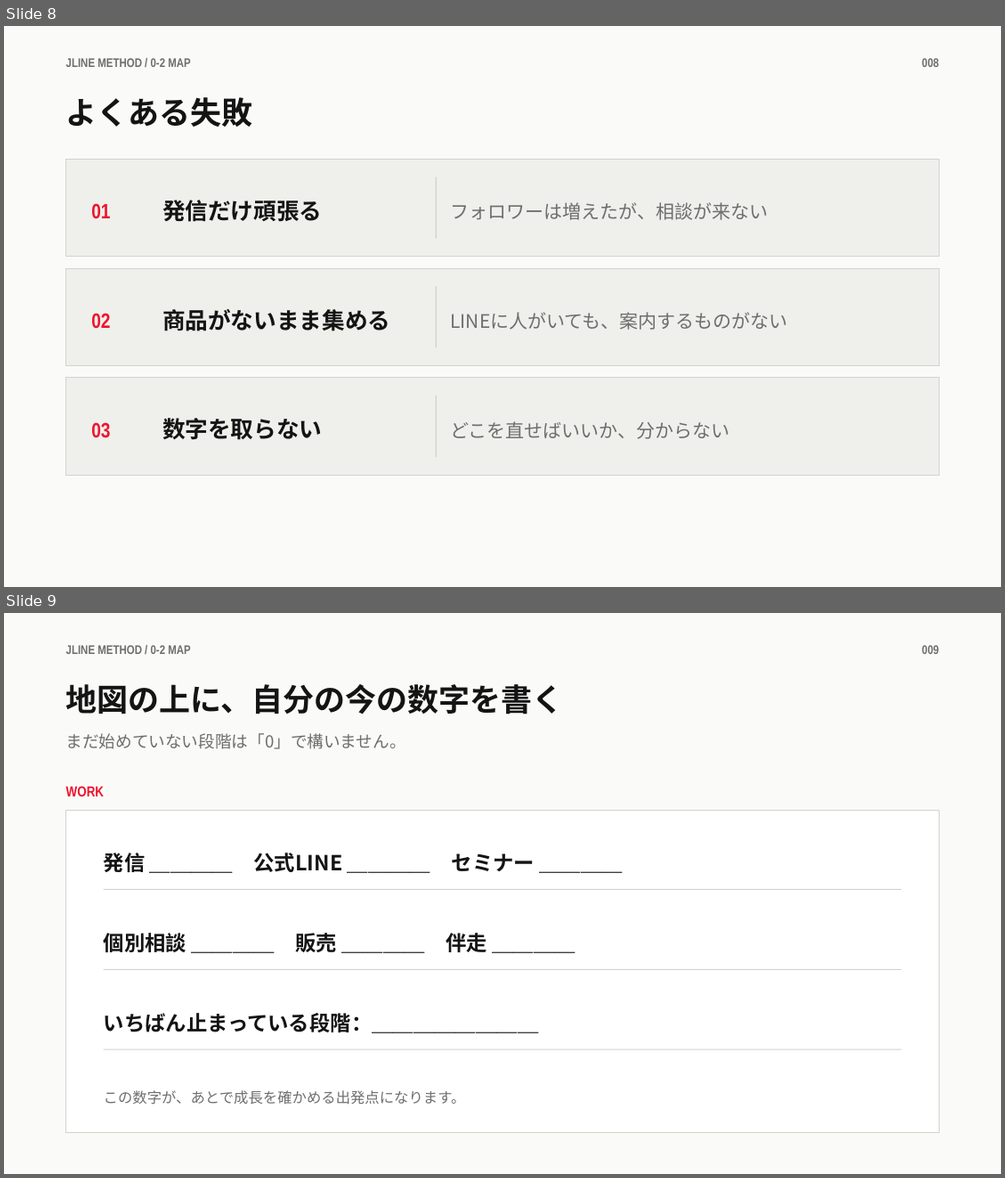
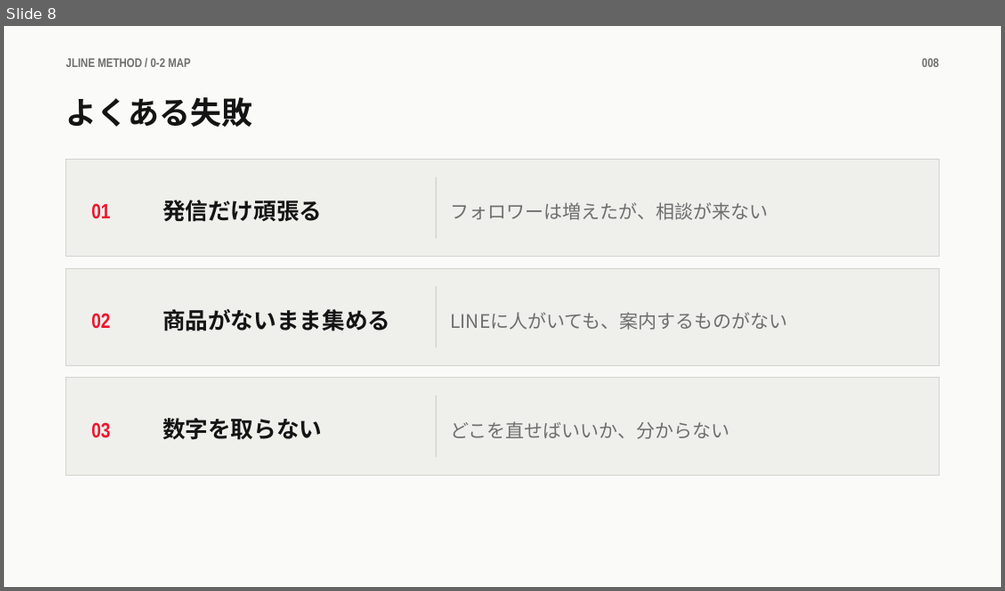
Before and after one commit to takafumisuzuki1117-sys/takafumi_suzuki, a slide deck: JLINEメソッド/教材/0章/0-2_全体の地図.pptx. Shown one above the other, each under a label of ours: slides 8 and 9 before the commit, slide 8 after it. The pictures are 1005x1178 and 1005x591 pixels, drawn with LibreOffice and Linux fonts; fonts in the diff are those of the drawing. Boxes give left, top, right and bottom in pixels: in the first picture for what was removed or moved away, otherwise in the second. Text is boxed around its words. In the diff, an @@ line names an element or a change of style, - is before the commit and + after.

```diff
--- a/JLINEメソッド/教材/0章/0-2_全体の地図.pptx
+++ b/JLINEメソッド/教材/0章/0-2_全体の地図.pptx
@@ slide 9 removed at (4, 613, 1001, 1174), background #FFFFFF @@
@@ rectangle removed at (4, 613, 1001, 1174) @@
@@ text removed at (66, 645, 190, 654) @@
-JLINE METHOD / 0-2 MAP
@@ text removed at (922, 645, 938, 654) @@
-009
@@ text removed at (66, 684, 564, 714) @@
-地図の上に、自分の今の数字を書く
@@ text removed at (66, 733, 406, 749) @@
-まだ始めていない段階は「0」で構いません。
@@ text removed at (66, 786, 104, 796) @@
-WORK
@@ rectangle removed at (66, 811, 938, 1133) @@
@@ text removed at (104, 852, 534, 872) @@
-発信 ＿＿＿＿ 公式LINE ＿＿＿＿ セミナー ＿＿＿＿
@@ rectangle removed at (104, 889, 901, 890) @@
@@ text removed at (104, 933, 487, 952) @@
-個別相談 ＿＿＿＿ 販売 ＿＿＿＿ 伴走 ＿＿＿＿
@@ rectangle removed at (104, 969, 901, 970) @@
@@ text removed at (104, 1013, 539, 1033) @@
-いちばん止まっている段階：＿＿＿＿＿＿＿＿
@@ rectangle removed at (104, 1049, 901, 1050) @@
@@ text removed at (104, 1090, 466, 1104) @@
-この数字が、あとで成長を確かめる出発点になります。
```
Also in this commit, not shown: 1 slide changed, 9 other files.
